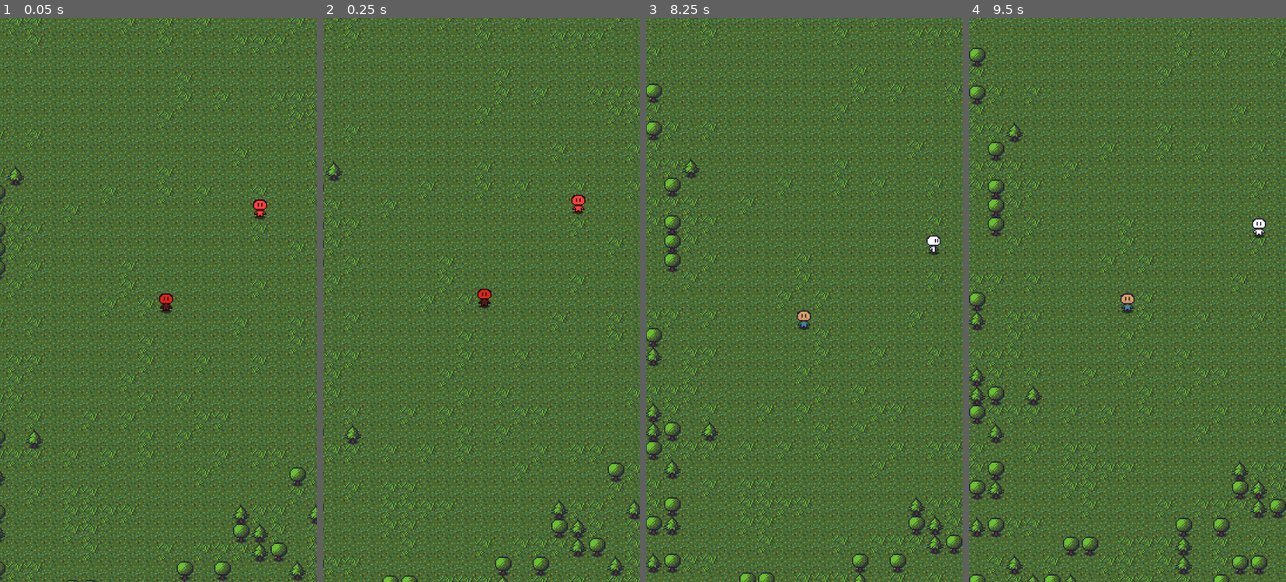
Above: before the commit, frames 1-4 (left to right).
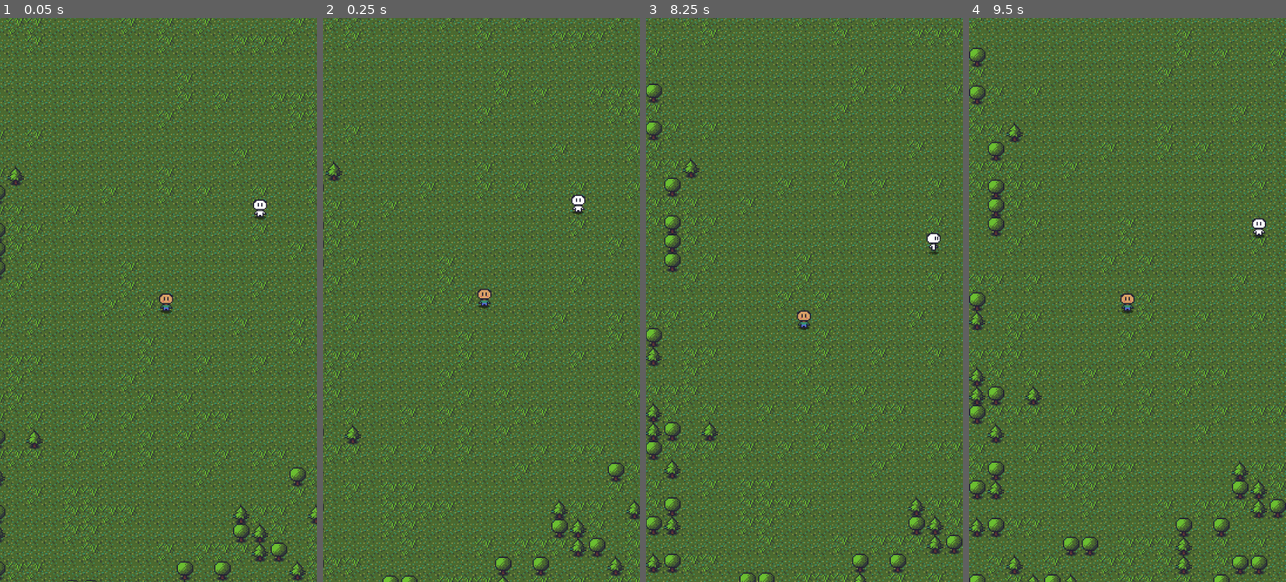
Above: after the commit, the same moments.

Repository: Eliasdbr/mobilesandbox
Game: Godot game, scene res://scenes/world.tscn
Two runs of this game, one before a commit and one after it. Both use one fixed random seed, a clock stepped at 60 frames per second and the inputs below.
Inputs (mouse positions are in pixels of both pictures, inside the frame that each line leads up to):
- Up to frame 1 (0.05 s): no input
- Up to frame 2 (0.25 s): no input
- Up to frame 3 (8.25 s): move the mouse to (874, 271) at 0.52 s; press the mouse at (874, 271) at 0.53 s; hold Right (action_right) 0.53-1.28 s; move the mouse to (741, 328) at 1.27 s; release the mouse at (741, 328) at 1.28 s; hold Down (action_down) 1.28-2.03 s; click (741, 328) at 1.35 s; move the mouse to (836, 175) at 2.02 s; press the mouse at (836, 175) at 2.03 s; hold Right (action_right) 2.03-2.78 s; move the mouse to (788, 412) at 2.77 s; release the mouse at (788, 412) at 2.78 s; hold Up (action_up) 2.78-3.53 s; click (788, 412) at 2.85 s; move the mouse to (899, 384) at 3.52 s; press the mouse at (899, 384) at 3.53 s; hold Left (action_left) 3.53-5.03 s; move the mouse to (709, 215) at 4.27 s; release the mouse at (709, 215) at 4.28 s; click (709, 215) at 4.35 s; move the mouse to (820, 300) at 5.02 s; press the mouse at (820, 300) at 5.03 s; hold Down (action_down) 5.03-5.78 s; move the mouse to (756, 159) at 5.77 s; release the mouse at (756, 159) at 5.78 s; hold Right (action_right) 5.78-6.53 s; click (756, 159) at 5.85 s; move the mouse to (874, 271) at 6.52 s; press the mouse at (874, 271) at 6.53 s; hold Up (action_up) 6.53-7.28 s; move the mouse to (741, 328) at 7.27 s; release the mouse at (741, 328) at 7.28 s; hold Right (action_right) 7.28-8.03 s; click (741, 328) at 7.35 s; move the mouse to (836, 175) at 8.02 s; press the mouse at (836, 175) at 8.03 s; hold Down (action_down) from 8.03 s (still down)
- Up to frame 4 (9.5 s): move the mouse to (1111, 412) at 8.77 s; release Down (action_down) at 8.78 s; release the mouse at (1111, 412) at 8.78 s; hold Left (action_left) from 8.78 s (still down); click (1111, 412) at 8.85 s

The runs differ from the first frame. In frame 1, 0.2% of the frame differs, in the area x 50-85%, y 32-52%; in frame 2, 0.2%; in frame 3, less than 0.1%; in frame 4, nothing differs.

Commit message:
Done: Hop & Hurt animations merging

Diff:
--- a/scenes/character.gd
+++ b/scenes/character.gd
@@ -14,7 +14,8 @@
 
 @onready var sprite: Sprite2D = $SpriteAnchor/Sprite2D
 @onready var sprite_anchor: Node2D = $SpriteAnchor
-@onready var animations: AnimationPlayer = $AnimationPlayer
+@onready var anim_ch1: AnimationPlayer = $AnimationPlayer1
+@onready var anim_ch2: AnimationPlayer = $AnimationPlayer2
 @onready var tile_collision_checker: TileCollisionChecker = $TileCollisionChecker
 @onready var char_collision_checker: CharacterCollisionChecker = $CharacterCollisionChecker
 @onready var world: GameWorld = $".."
@@ -39,7 +40,7 @@
 ## Get Hit
 func getHit(damage: int) -> void:
 	print("Character ", get_instance_id(), " got hit: ", damage)
-	animations.play("Hurt")
+	anim_ch2.play("Hurt")
 
 
 # Process movement lerp
@@ -87,7 +88,7 @@
 	# Gets the position in the tilemap
 	tile_pos = spawn_pos
 	position = tilemap.map_to_local(tile_pos)
-	animations.speed_scale = MOVEMENT_SNAP_CURVE*4
+	anim_ch1.speed_scale = MOVEMENT_SNAP_CURVE*4
 
 	# Sets up the stats
 	health = stats.init_health
@@ -145,4 +146,4 @@
 		moveTo = moveTo - (dir*Tiles.GRID_SIZE/2)
 		target_tile = tile_pos
 	# sprite_anchor.position = Vector2(moveFrom + moveTo) / 2
-	animations.play("Hop")
+	anim_ch1.play("Hop")
--- a/scenes/character.tscn
+++ b/scenes/character.tscn
@@ -43,6 +43,22 @@
 "transitions": PackedFloat32Array(0.25, 2, 1),
 "update": 0,
 "values": [Vector2(1, 1), Vector2(0.5, 0.5), Vector2(1, 1)]
+}
+
+[sub_resource type="Animation" id="Animation_027np"]
+resource_name = "Hurt"
+length = 0.5
+tracks/0/type = "value"
+tracks/0/imported = false
+tracks/0/enabled = true
+tracks/0/path = NodePath("SpriteAnchor/Sprite2D:modulate")
+tracks/0/interp = 0
+tracks/0/loop_wrap = true
+tracks/0/keys = {
+"times": PackedFloat32Array(0, 0.1, 0.2, 0.3, 0.4, 0.5),
+"transitions": PackedFloat32Array(1, 1, 1, 1, 1, 1),
+"update": 0,
+"values": [Color(1, 0.25, 0.25, 1), Color(1, 1, 1, 1), Color(1, 0.25, 0.25, 1), Color(1, 1, 1, 1), Color(1, 0.25, 0.25, 1), Color(1, 1, 1, 1)]
 }
 
 [sub_resource type="Animation" id="Animation_x1v0s"]
@@ -96,22 +112,6 @@
 "values": [Color(1, 1, 1, 1)]
 }
 
-[sub_resource type="Animation" id="Animation_027np"]
-resource_name = "Hurt"
-length = 0.5
-tracks/0/type = "value"
-tracks/0/imported = false
-tracks/0/enabled = true
-tracks/0/path = NodePath("SpriteAnchor/Sprite2D:modulate")
-tracks/0/interp = 0
-tracks/0/loop_wrap = true
-tracks/0/keys = {
-"times": PackedFloat32Array(0, 0.1, 0.2, 0.3, 0.4, 0.5),
-"transitions": PackedFloat32Array(1, 1, 1, 1, 1, 1),
-"update": 0,
-"values": [Color(1, 0.25, 0.25, 1), Color(1, 1, 1, 1), Color(1, 0.25, 0.25, 1), Color(1, 1, 1, 1), Color(1, 0.25, 0.25, 1), Color(1, 1, 1, 1)]
-}
-
 [sub_resource type="AnimationLibrary" id="AnimationLibrary_vd5sa"]
 _data = {
 "Hop": SubResource("Animation_n2tes"),
@@ -119,27 +119,9 @@
 "RESET": SubResource("Animation_x1v0s")
 }
 
-[sub_resource type="AnimationNodeAnimation" id="AnimationNodeAnimation_8yjdt"]
-animation = &"Hop"
-
-[sub_resource type="AnimationNodeBlend2" id="AnimationNodeBlend2_tbhow"]
-filters = ["SpriteAnchor/Shadow:color", "SpriteAnchor/Shadow:scale", "SpriteAnchor/Sprite2D:modulate", "SpriteAnchor/Sprite2D:position"]
-
-[sub_resource type="AnimationNodeAnimation" id="AnimationNodeAnimation_ofyfg"]
-animation = &"Hurt"
-
-[sub_resource type="AnimationNodeBlendTree" id="AnimationNodeBlendTree_l2oko"]
-graph_offset = Vector2(-237, 57)
-nodes/Hop/node = SubResource("AnimationNodeAnimation_8yjdt")
-nodes/Hop/position = Vector2(220, 60)
-nodes/HopHurt/node = SubResource("AnimationNodeBlend2_tbhow")
-nodes/HopHurt/position = Vector2(440, 100)
-nodes/Hurt/node = SubResource("AnimationNodeAnimation_ofyfg")
-nodes/Hurt/position = Vector2(220, 220)
-nodes/output/position = Vector2(640, 120)
-node_connections = [&"HopHurt", 0, &"Hop", &"HopHurt", 1, &"Hurt", &"output", 0, &"HopHurt"]
-
 [node name="Character" type="Node2D"]
+z_as_relative = false
+y_sort_enabled = true
 script = ExtResource("1_2vm8d")
 sprite_texture = ExtResource("2_qc1ek")
 
@@ -149,7 +131,12 @@
 [node name="CharacterCollisionChecker" type="Node" parent="."]
 script = ExtResource("4_e5421")
 
-[node name="AnimationPlayer" type="AnimationPlayer" parent="."]
+[node name="AnimationPlayer1" type="AnimationPlayer" parent="."]
+libraries = {
+"": SubResource("AnimationLibrary_vd5sa")
+}
+
+[node name="AnimationPlayer2" type="AnimationPlayer" parent="."]
 libraries = {
 "": SubResource("AnimationLibrary_vd5sa")
 }
@@ -163,12 +150,8 @@
 polygon = PackedVector2Array(0, -2, 4, -1, 5, 0, 4, 1, 0, 2, -4, 1, -5, 0, -4, -1)
 
 [node name="Sprite2D" type="Sprite2D" parent="SpriteAnchor"]
+y_sort_enabled = true
 texture_filter = 1
 texture = ExtResource("2_qc1ek")
 hframes = 4
 region_rect = Rect2(0, 0, 16, 16)
-
-[node name="AnimationTree" type="AnimationTree" parent="."]
-tree_root = SubResource("AnimationNodeBlendTree_l2oko")
-anim_player = NodePath("../AnimationPlayer")
-parameters/HopHurt/blend_amount = 1.0
Not shown: 1 places in scenes/character.tscn that only renumber resources
